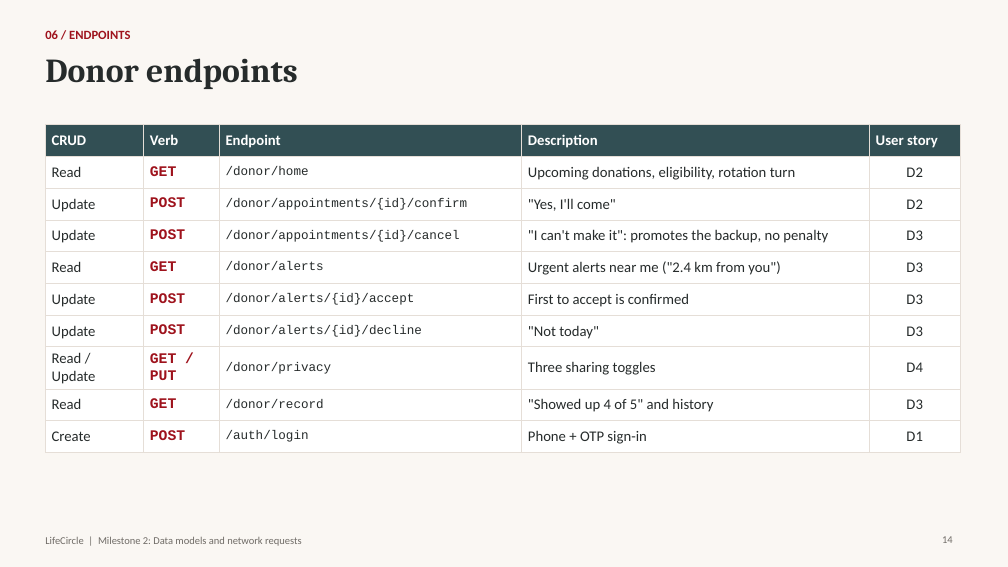
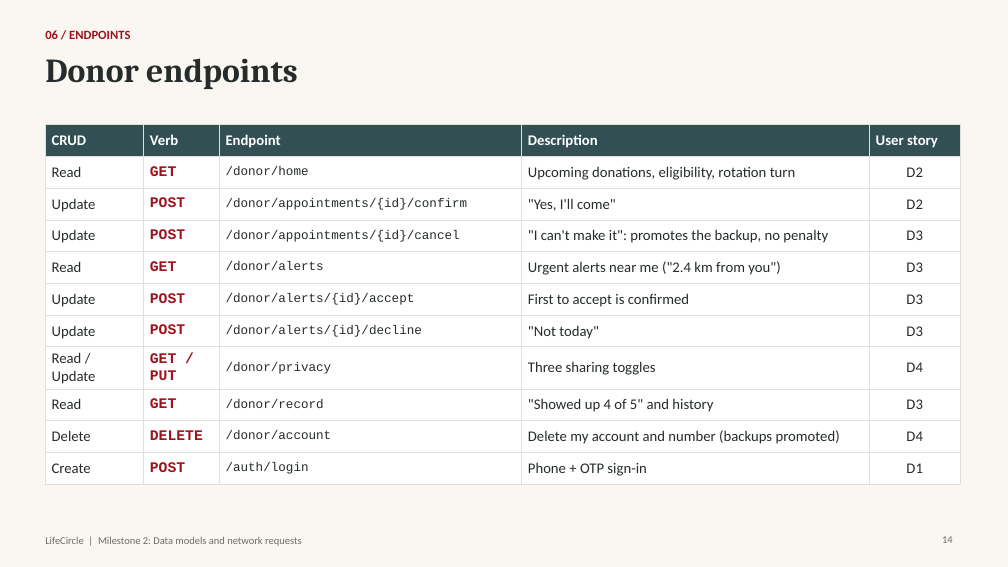
Before and after one commit to mayankbhambhu/LifeCircle-CAPSTONE-PROJECT-, a slide deck: slide 14 of docs/presentations/LifeCircle_Milestone2.pptx. Drawn at 1008x567 pixels with LibreOffice and Linux fonts; fonts in the diff are those of the drawing. Boxes give left, top, right and bottom in pixels: in the first picture for what was removed or moved away, otherwise in the second. Text is boxed around its words. In the diff, an @@ line names an element or a change of style, - is before the commit and + after.

```diff
--- a/docs/presentations/LifeCircle_Milestone2.pptx
+++ b/docs/presentations/LifeCircle_Milestone2.pptx
@@ table at bbox=[45, 125, 960, 480] @@
+row 10: Delete | DELETE | /donor/account | Delete my account and number (backups promoted) | D4
```
Also in this commit, not shown: 4 other slides changed, 2 slides added, 1 slide removed, 13 other files.
